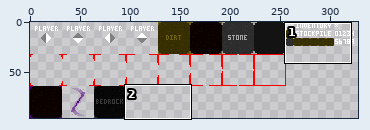
Sprite sheet: public/ld29/sprites.png. Above, an overview of the earlier version with the close-up marked.
Close-up. Earlier state:
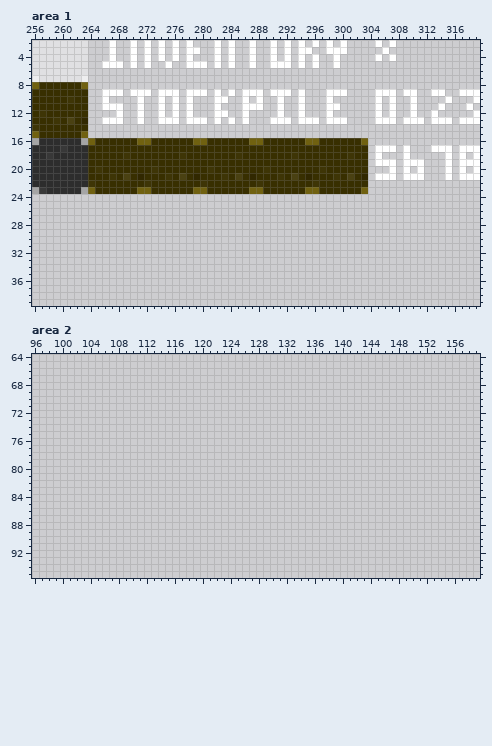
The file is 328x96 pixels. Pixels under 10% opacity are left out. Colours within 5 levels of each other are drawn and written as one. Shown: area 1: x 256..319, y 2..39; area 2: x 96..159, y 64..95.
After the commit:
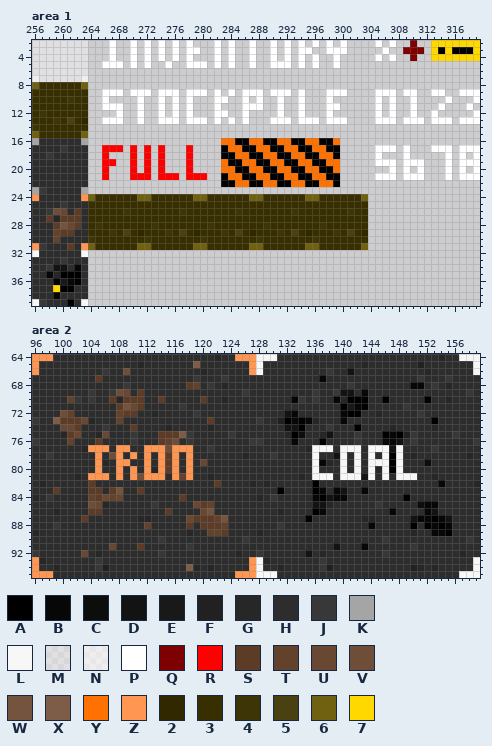
Palette (. is transparent): A #000000  B #070707  C #0d0d0d  D #131313  E #191919  F #212121  G #272727  H #2d2d2d  J #383838  K #a5a5a5  L #f7f7f7  M #ffffff63  N #ffffffa6  P #ffffff  Q #7f0000  R #ff0000  S #5c3c26  T #62422c  U #684832  V #6e4e38  W #74543e  X #7d5d47  Y #ff7100  Z #ff9651  2 #312800  3 #382f00  4 #3e3506  5 #4a4112  6 #706110  7 #ffd800
Edits made:
--- area 1
@@ x 307..319 @@
- 2 P............
- 3 .............
- 4 P............
+ 2 P..Q..7777777
+ 3 ..QQQ.7A7AAA7
+ 4 P..Q..7777777
  5 .............
@@ x 256..319 @@
 15 63333336........................................................
-16 KHHHHHHK6333333663333336633333366333333663333336................
-17 HHHHJHHH3333333333333333333333333333333333333333.PPP.P...PPP.PPP
-18 HHJHHHHH3333343333333433333334333333343333333433.P...P.....P.P.P
-19 HHHHHHHH3333333333333333333333333333333333333333.PPP.PPP...P.PPP
-20 HHHHHHHH3433333334333333343333333433333334333333...P.P.P...P.P.P
-21 HHHHHHHH3334353233343532333435323334353233343532.PPP.PPP...P.PPP
-22 HHHHHHHH4333333343333333433333334333333343333333................
-23 KJHHHHHK6333333663333336633333366333333663333336................
-24 ................................................................
-25 ................................................................
-26 ................................................................
-27 ................................................................
-28 ................................................................
-29 ................................................................
-30 ................................................................
-31 ................................................................
-32 ................................................................
-33 ................................................................
-34 ................................................................
-35 ................................................................
-36 ................................................................
-37 ................................................................
-38 ................................................................
-39 ................................................................
+16 KHHHHHHK...................YYAAYYAAYYAAYYAAY....................
+17 HHHHJHHH..RRR.R.R.R...R....AYYAAYYAAYYAAYYAA.....PPP.P...PPP.PPP
+18 HHJHHHHH..R...R.R.R...R....AAYYAAYYAAYYAAYYA.....P...P.....P.P.P
+19 HHHHHHHH..RR..R.R.R...R....YAAYYAAYYAAYYAAYY.....PPP.PPP...P.PPP
+20 HHHHHHHH..R...R.R.R...R....YYAAYYAAYYAAYYAAY.......P.P.P...P.P.P
+21 HHHHHHHH..R...RRR.RRR.RRR..AYYAAYYAAYYAAYYAA.....PPP.PPP...P.PPP
+22 HHHHHHHH...................AAYYAAYYAAYYAAYYA....................
+23 KJHHHHHK........................................................
+24 ZHHHHHHZ6333333663333336633333366333333663333336................
+25 HHHHJHHH3333333333333333333333333333333333333333................
+26 HHJVUHSH3333343333333433333334333333343333333433................
+27 HHSGSSSH3333333333333333333333333333333333333333................
+28 HHHSWUSH3433333334333333343333333433333334333333................
+29 HHHTSSHH3334353233343532333435323334353233343532................
+30 HHHTHHHH4333333343333333433333334333333343333333................
+31 ZJHHHSHZ6333333663333336633333366333333663333336................
+32 LHHHHHHL........................................................
+33 HHHHJHHH........................................................
+34 HHJDDHBH........................................................
+35 HHBGAAAH........................................................
+36 HHHAEBAH........................................................
+37 HHH7AAHH........................................................
+38 HHHBHHHH........................................................
+39 LJHHHAHL........................................................
--- area 2
@@ x 96..159 @@
-64 ................................................................
-65 ................................................................
-66 ................................................................
-67 ................................................................
-68 ................................................................
-69 ................................................................
-70 ................................................................
-71 ................................................................
-72 ................................................................
-73 ................................................................
-74 ................................................................
-75 ................................................................
-76 ................................................................
-77 ................................................................
-78 ................................................................
-79 ................................................................
-80 ................................................................
-81 ................................................................
-82 ................................................................
-83 ................................................................
-84 ................................................................
-85 ................................................................
-86 ................................................................
-87 ................................................................
-88 ................................................................
-89 ................................................................
-90 ................................................................
-91 ................................................................
-92 ................................................................
-93 ................................................................
-94 ................................................................
-95 ................................................................
+64 ZZZHHHHHHHHHHHHHHHHHHHHHHHGHHZZZLLLHHHHHHHHHHHHHHHHHHHHHHHGHHLLL
+65 ZHHHHHHHHHHHHHHGHHHHHHHXHHHHHHHZLHHHHHHHHHHHHHHGHHHHHHHFHHHHHHHL
+66 ZHHHHHHHHHJHHVHHHHHHHHHHGHHHHHHZLHHHHHHHHHJHHDHHHHHHHHHHGHHHHHHL
+67 HHHHHHHHHSHHHHHHHHHHHHHJHHHJHHHHHHHHHHHHHBHHHHHHHHHHHHHJHHHJHHHH
+68 HHHHHHHHHHHHHJHHHHHHHHSTHJHGHHHHHHHHHHHHHHHHHJHHHHHHHHBBHJHGHHHH
+69 HHHHHHHHJHHJVUHSHHHHHHHHHHHHHHJHHHHHHHHHJHHJDDHBHHHHHHHHHHHHHHJH
+70 HHHHHTJHJHHSGSSSHHSHHHHHSHHGHHHHHHHHHBJHJHHBGAAAHHAHHHHHAHHGHHHH
+71 HHHHHHHHHHHHSWUSHHHHHJHHHHHHHHHHHHHHHHHHHHHHAEBAHHHHHJHHHHHHHHHH
+72 HHHHVTHHHHHHTSSHHGHHHHHJHHHHHHHHHHHHDBHHHHHHBAAHHGHHHHHJHHHHHHHH
+73 JHHXSSSUGHHHTHHHHHHHHHHHHSHHHHHHJHHFABABGHHHBHHHHHHHHHHHHAHHHHHH
+74 HHHHUUSHHHJHHHSHHHHGHHHHHGHHHHHHHHHHDDAHHHJHHHAHHHHGHHHHHGHHHHHH
+75 HHHHGSUHHGUHHHJHHHSSSXJHHHHHJHHHHHHHGACHHGDHHHJHHHABAFJHHHHHJHHH
+76 JHHHHTHHHSHHHHJHHHSTVHJHHHHHHHHJJHHHHBHHHAHHHHJHHHBBDHJHHHHHHHHJ
+77 HHHHHHHGZZZHZZHHZZZVZZZHHJHHHHHHHHHHHHHGLLLHLLLHLLLDLHHHHJHHHHHH
+78 HHJHHHHHHZHVZHZHZHZSZHZHHHHHHHGHHHJHHHHHLHHDLHLHLHLALHGHHHHHHHGH
+79 HHHHHHHHHZGHZZHHZHZSZHZHUHHHHHHHHHHHHHHHLBGHLHLHLLLALHHHCHHHHHHH
+80 HHHHHHHHHZHHZHZHZGZSZHZHHHHHHHHHHHHHHHHHLHHHLHLHLGLALHHHHHHHHHHH
+81 HHHHHHGHZZZHZHZVZZZHZTZHHGHHHHHHHHHHHHGHLLLHLLLDLHLHLLLHHGHHHHHH
+82 HGHHHHHHSHHHHHHHHHHHHHHHHHSHHHHGHGHHHHHHAHHHHHHHHHHHHHHHHHBHHHHG
+83 HHHSHHHHSSHSWHHSHHHHHHHHHHHHHHHHHHHAHHHHABHBDHHBHHHHHHHHHHHHHHHH
+84 GHJHHHHHTSUTUHHHHHHHHSHHHHHHHHHHGHJHHHHHBADBBHHHHHHHHAHHHHHHHHHH
+85 HHHHHHHHVUGHHHHHHJHHHHHUSTHHHHHHHHHHHHHHDDGHHHHHHJHHHHHCBBHHHHHH
+86 HHHGHHHHSSHHHHHHHHHSHHHHUWHHHHHHHHHGHHHHABHHHHHHHHHBHHHHBDHHHHHH
+87 HHHHHHHSHHHHHHHGGHHHHHUSSSTWHHHHHHHHHHHAHHHHHHHGGHHHHHDBBABDHHHH
+88 HHHJHHHHHHHHHHHHTHHHHHSHSSSTHHHHHHHJHHHHHHHHHHHHBHHHHHAHABABHHHH
+89 GHHHHHHHHHHHHHHHHHHHHHGHHTTSHHHHGHHHHHHHHHHHHHHHHHHHHHGHHBBAHHHH
+90 HHHHHHHHHHHHHHHHHHJHHHHHHHHHHHJHHHHHHHHHHHHHHHHHHHJHHHHHHHHHHHJH
+91 HHHHHHHHHHHUHHHSHHHHHHJHHHHHHHHHHHHHHHHHHHHDHHHBHHHHHHJHHHHHHHHH
+92 JHHHHHHUHGHHHHHHHHJHHHHHHHHHHGHHJHHHHHHDHGHHHHHHHHJHHHHHHHHHHGHH
+93 ZGHHHHHHHJHHHHHHHHHHHHHHHHHHHHHZLGHHHHHHHJHHHHHHHHHHHHHHHHHHHHHL
+94 ZHHGHHHHHJFHHHHHHHHHHHXGHGHHHHHZLHHGHHHHHJFHHHHHHHHHHHFGHGHHHHHL
+95 ZZZHHHHHHHHHHHHHHHHHHHHHHHHHHZZZLLLHHHHHHHHHHHHHHHHHHHHHHHHHHLLL
